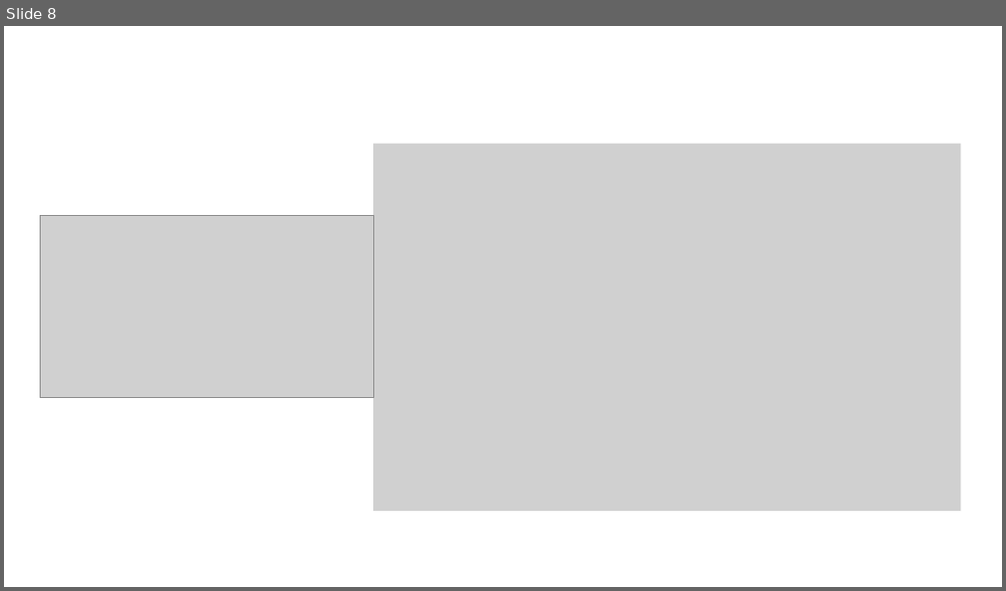
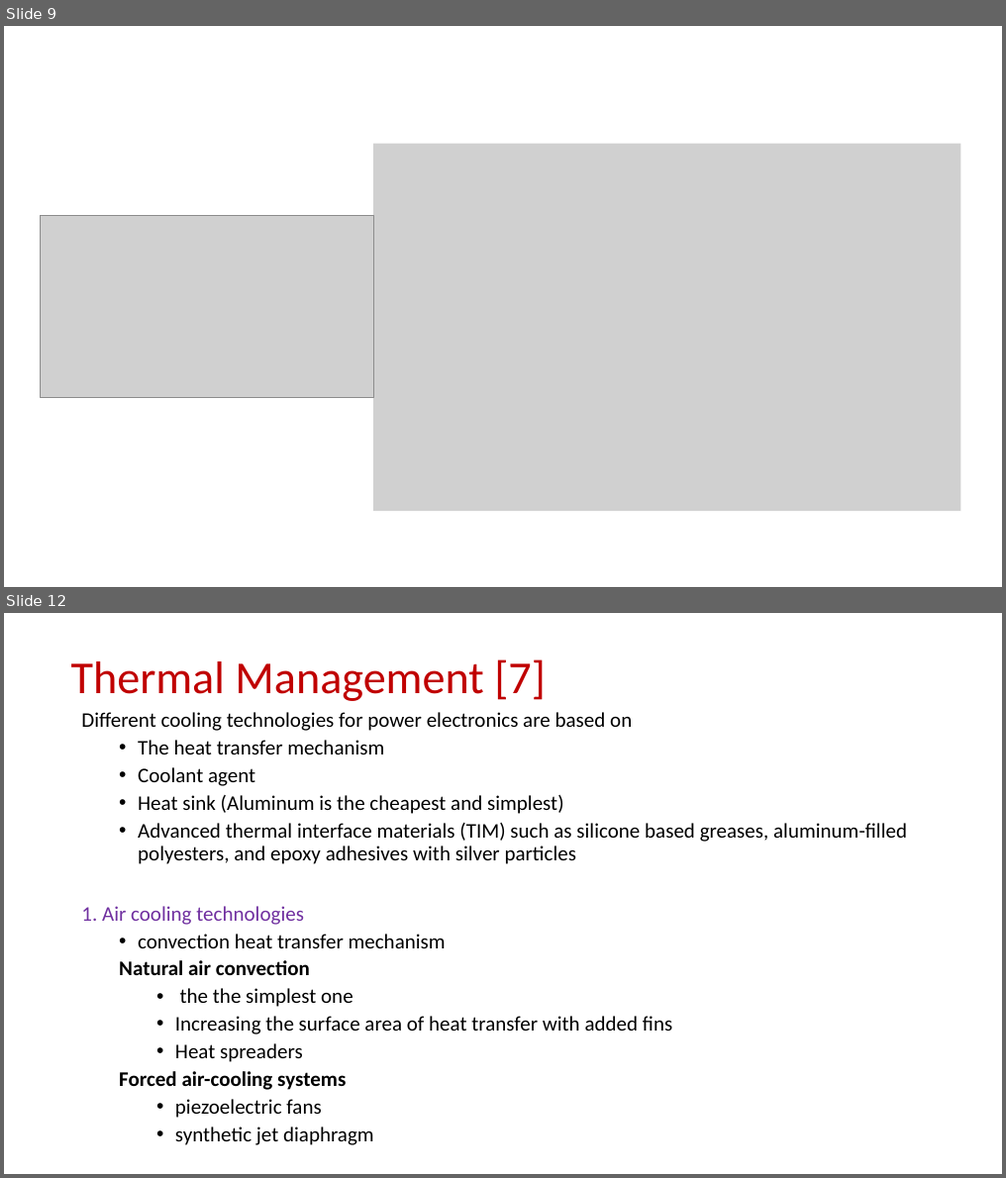
Before and after one commit to EnesAyaz/KTH, a slide deck: Weekly-Reports/InverterDesignConsideration.pptx. Shown one above the other, each under a label of ours: slide 8 before the commit, slides 9 and 12 after it; the slides between them are not shown. The pictures are 1006x591 and 1006x1178 pixels, drawn with LibreOffice and Linux fonts; fonts in the diff are those of the drawing; grey boxes stand for pictures. Boxes give left, top, right and bottom in pixels: in the first picture for what was removed or moved away, otherwise in the second. Text is boxed around its words. In the diff, an @@ line names an element or a change of style, - is before the commit and + after.

```diff
--- a/Weekly-Reports/InverterDesignConsideration.pptx
+++ b/Weekly-Reports/InverterDesignConsideration.pptx
@@ slide 12 added at (x1=4, y1=613, x2=1002, y2=1174), background #FFFFFF @@
@@ title added at (x1=71, y1=660, x2=546, y2=701), 44 pt, text #C00000 @@
+Thermal Management [7]
@@ text added at (x1=81, y1=712, x2=907, y2=1146), 20 pt, text #000000 @@
+Different cooling technologies for power electronics are based on
+  • The heat transfer mechanism
+  • Coolant agent
+  • Heat sink (Aluminum is the cheapest and simplest)
+  • Advanced thermal interface materials (TIM) such as silicone based greases, aluminum-filled polyesters, and epoxy adhesives with silver particles
+1. Air cooling technologies
+  • convection heat transfer mechanism
+  Natural air convection
+    • the the simplest one
+    • Increasing the surface area of heat transfer with added fins
+    • Heat spreaders
+  Forced air-cooling systems
+    • piezoelectric fans
+    • synthetic jet diaphragm
@@ what was slide 8 is now slide 9 @@
```
Also in this commit, not shown: 5 slides changed, 12 other slides added, 2 slides removed, 2 other files.
